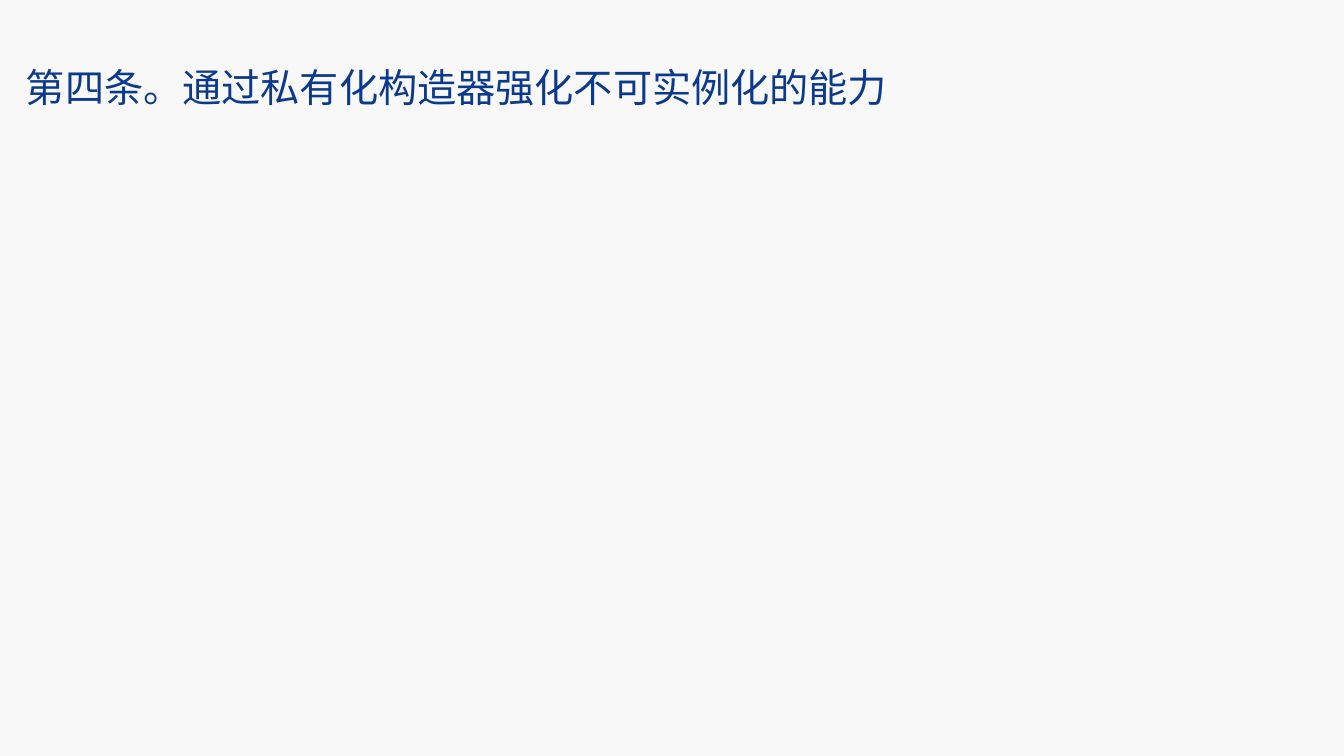
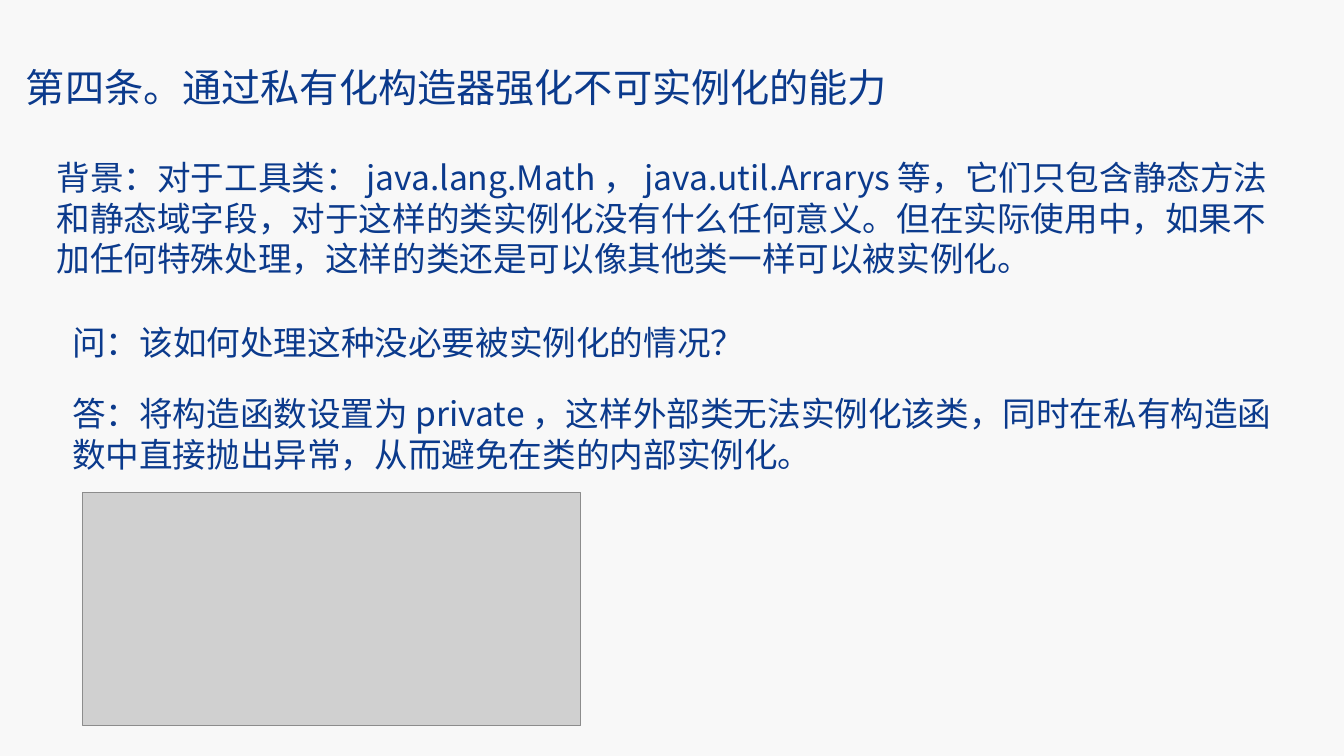
Before and after one commit to kinghaoyu/effectivejava, a slide deck: slide 15 of src/main/resources/ppt/后端技术分享之日常开发中的常用技巧.pptx. Drawn at 1344x756 pixels with LibreOffice and Linux fonts; fonts in the diff are those of the drawing; grey boxes stand for pictures; background and template pictures are left out. Boxes give left, top, right and bottom in pixels: in the first picture for what was removed or moved away, otherwise in the second. Text is boxed around its words. In the diff, an @@ line names an element or a change of style, - is before the commit and + after.

Commit message:
新增 不要创建不必要的对象，及时清除没用的对象，单例模式，谨慎覆盖 equals

```diff
--- a/src/main/resources/ppt/后端技术分享之日常开发中的常用技巧.pptx
+++ b/src/main/resources/ppt/后端技术分享之日常开发中的常用技巧.pptx
@@ text added at [56,161,1268,275], 24 pt, text #0B3A8C @@
+背景：对于工具类： java.lang.Math ， java.util.Arrarys 等，它们只包含静态方法
+和静态域字段，对于这样的类实例化没有什么任何意义。但在实际使用中，如果不
+加任何特殊处理，这样的类还是可以像其他类一样可以被实例化。
@@ text added at [72,326,744,358], 24 pt, text #0B3A8C @@
+问：该如何处理这种没必要被实例化的情况？
@@ text added at [72,397,1271,471], 24 pt, text #0B3A8C @@
+答：将构造函数设置为 private ，这样外部类无法实例化该类，同时在私有构造函
+数中直接抛出异常，从而避免在类的内部实例化。
@@ picture added at [83,492,581,725] @@
```
Also in this commit, not shown: 2 other slides changed, 11 slides added, 16 slides removed, 9 other files.
